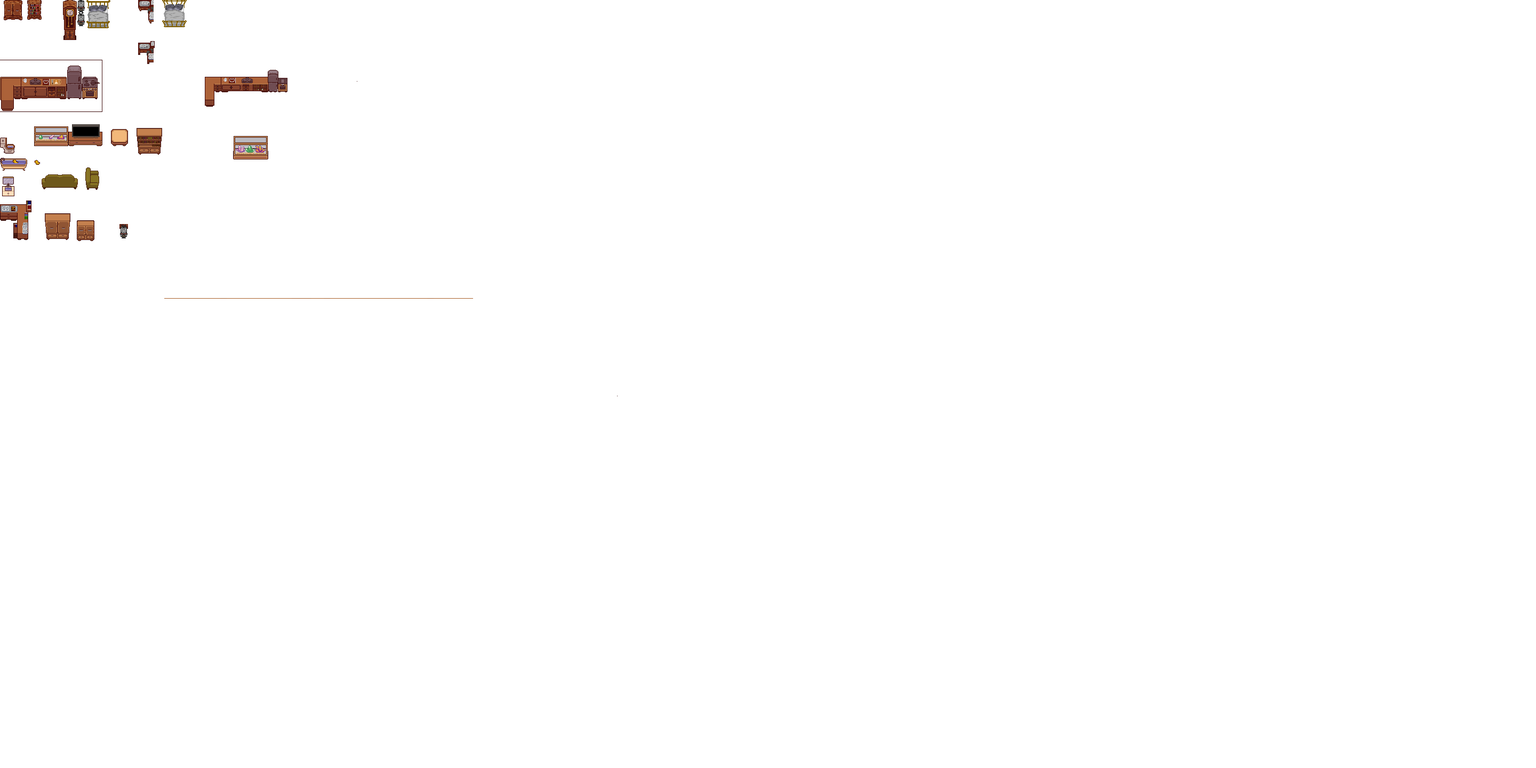
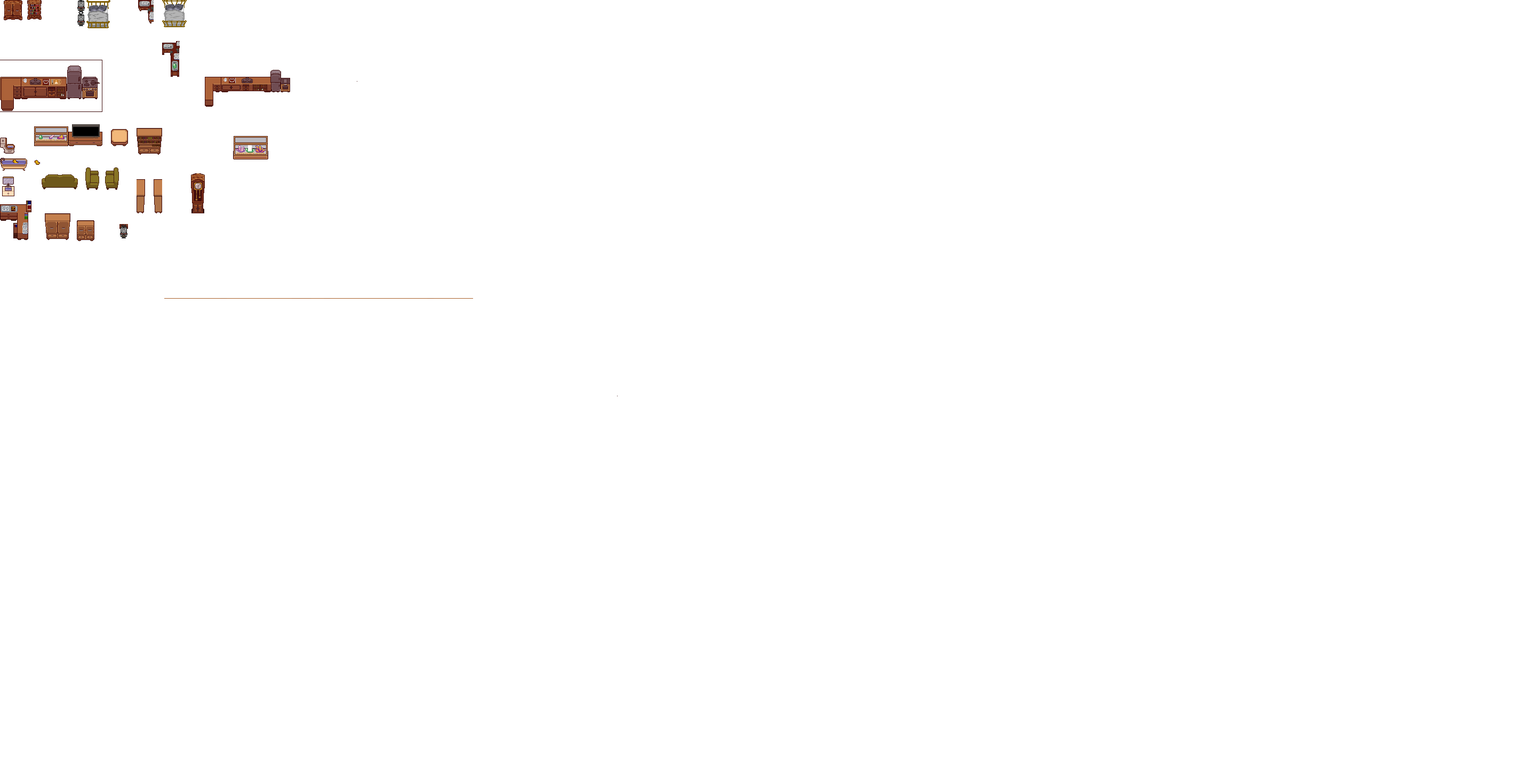
Layered file, before and after one edit (1536px x 768px). Changes by layer:
painted on "furniture.png" over (5, 0, 291, 214)
